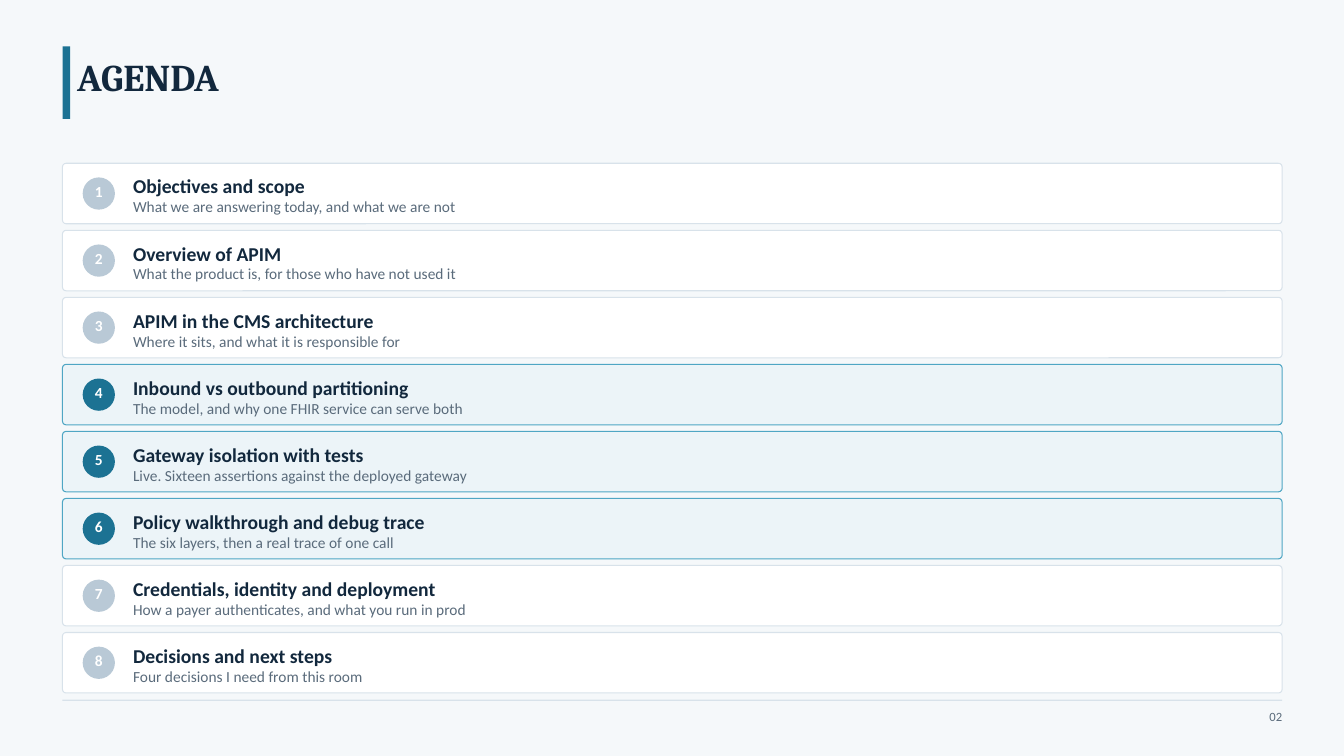
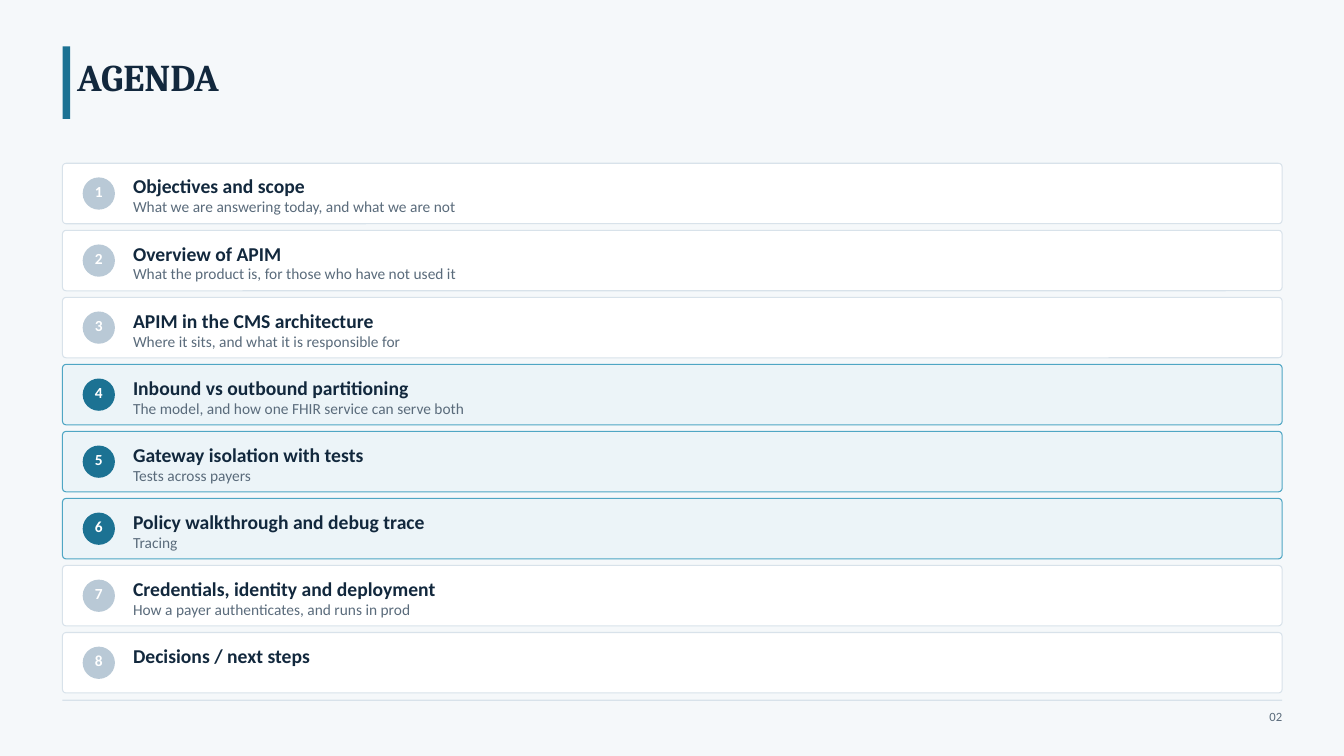
Before and after one commit to jaypadhya1605/APIM-POC-session-demo, a slide deck: slide 2 of DEMO APIM FHIR Sept 1/APIM-FHIR-Session-2026-09-01.pptx. Drawn at 1344x756 pixels with LibreOffice and Linux fonts; fonts in the diff are those of the drawing. Boxes give left, top, right and bottom in pixels: in the first picture for what was removed or moved away, otherwise in the second. Text is boxed around its words. In the diff, an @@ line names an element or a change of style, - is before the commit and + after.

```diff
--- a/DEMO APIM FHIR Sept 1/APIM-FHIR-Session-2026-09-01.pptx
+++ b/DEMO APIM FHIR Sept 1/APIM-FHIR-Session-2026-09-01.pptx
@@ text at (133,403,463,416): text changed @@
-The model, and why one FHIR service can serve both
+The model, and how one FHIR service can serve both
@@ text at (133,471,251,484): text changed @@
-Live. Sixteen assertions against the deployed gateway
+Tests across payers
@@ text at (133,537,177,551): text changed @@
-The six layers, then a real trace of one call
+Tracing
@@ text at (133,604,410,618): text changed @@
-How a payer authenticates, and what you run in prod
+How a payer authenticates, and runs in prod
@@ text at (133,649,310,666): text changed @@
-Decisions and next steps
+Decisions / next steps
@@ text removed at (133,671,363,682) @@
-Four decisions I need from this room
```
Also in this commit, not shown: 1 other slide changed, 1 slide removed, 29 other files.
